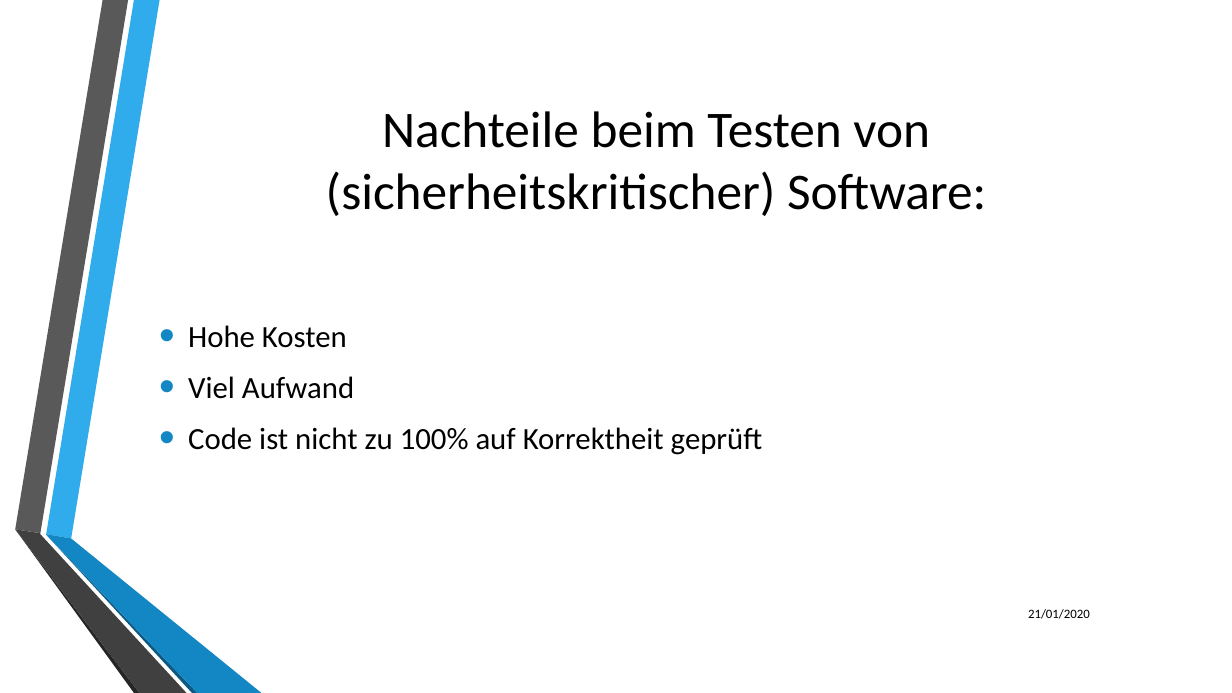
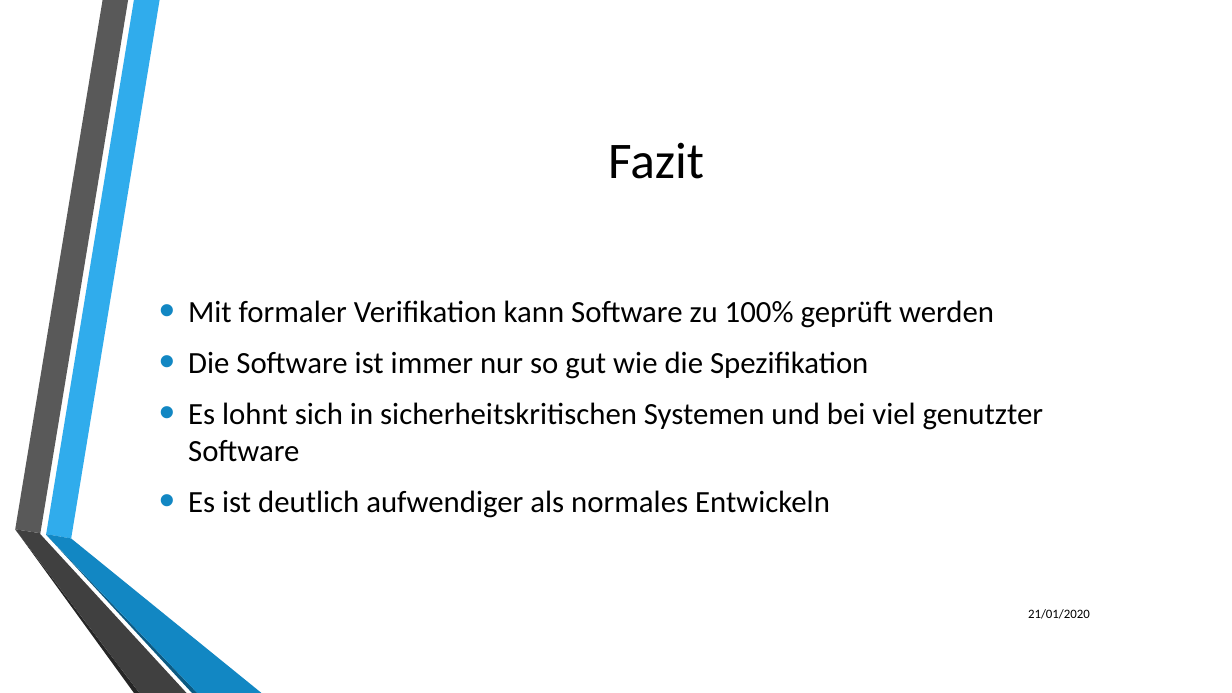
Before and after one commit to LukasKiederle/seminar-coq, a slide deck: slide 12 of final-presentation.pptx (slide 3 before the commit). Drawn at 1232x693 pixels with LibreOffice and Linux fonts; fonts in the diff are those of the drawing; background and template pictures are left out. Boxes give left, top, right and bottom in pixels: in the first picture for what was removed or moved away, otherwise in the second. Text is boxed around its words. In the diff, an @@ line names an element or a change of style, - is before the commit and + after.

```diff
--- a/final-presentation.pptx
+++ b/final-presentation.pptx
@@ title at bbox=[608, 142, 704, 179]: text changed @@
-Nachteile beim Testen von (sicherheitskritischer) Software:
+Fazit
@@ text at bbox=[188, 300, 1043, 518]: text changed @@
-• Hohe Kosten
-• Viel Aufwand
-• Code ist nicht zu 100% auf Korrektheit geprüft
+• Mit formaler Verifikation kann Software zu 100% geprüft werden
+• Die Software ist immer nur so gut wie die Spezifikation
+• Es lohnt sich in sicherheitskritischen Systemen und bei viel genutzter Software
+• Es ist deutlich aufwendiger als normales Entwickeln
```
Also in this commit, not shown: 3 other slides changed, 6 slides added.
